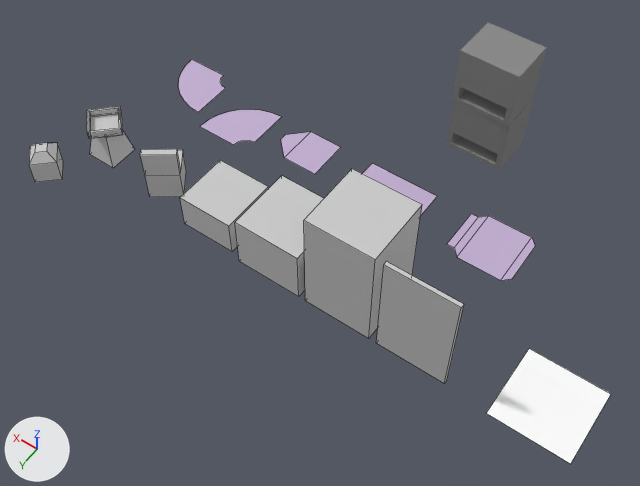
An edit to the Blender file meshes/tiles.blend, drawn before and after from the same camera.
Rendered twice from a 50 mm lens placed at (-7.27, 16.35, 17.38), pointed at (0.39, 5.62, 0.52). The axes (+X, +Y, +Z) are drawn at lower left. The lights are the same throughout. Mesh edges are drawn as thin lines on the coarser meshes.

Objects in the first picture: 'chair', 'desk', 'empty', 'hamster_cage', 'path_end', 'path_left', 'path_right', 'path_start', 'path_straight', 'pillar', 'small_desk', 'speaker', 'wall'.
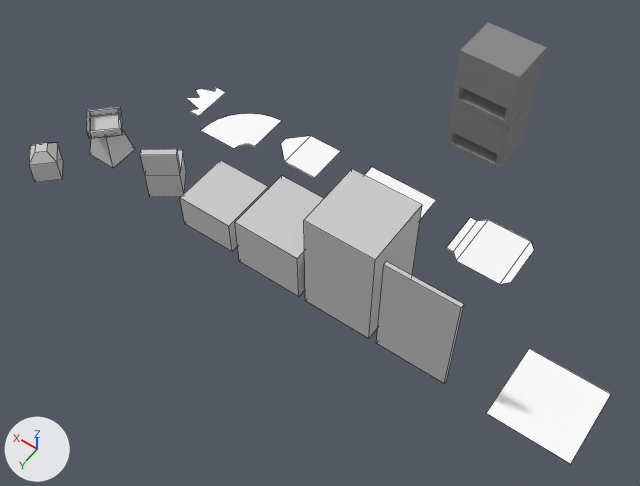
Commit message: noodling tiles a bit

The change, as a diff of the scene's bpy script:
```diff
--- a/meshes/tiles.blend.py
+++ b/meshes/tiles.blend.py
@@ mat_path @@
 mat_path = diffuse_material('Path')
-mat_path.base_color = (0.566, 0.447, 0.662)  # purple #c6b2d5
+mat_path.base_color = (1.0, 1.0, 1.0)  # white #ffffff
@@ me_plane_012 @@
 me_plane_012.from_pydata(...)  # 14 vertices, 1 face; spans x -1.0..0.6, y -0.6..1.0, z 0.15
 # used by ob_path_left; location = (5.0, 3.0, 0.0)
+# me_plane_012 part 1: the whole mesh is moved by (0.0, 0.0, -0.15)
 me_plane_012.materials.append(mat_path)
@@ me_plane_011 @@
 me_plane_011.from_pydata(...)  # 6 vertices, 2 faces; spans x -1.0..0.5, y -0.6..0.6, z 0.15
 # used by ob_path_end; location = (3.0, 3.0, 0.0)
+# me_plane_011 part 2: the whole mesh is moved by (0.0, 0.0, -0.15)
 me_plane_011.materials.append(mat_path)
@@ me_plane_010 @@
 me_plane_010.from_pydata(...)  # 4 vertices, 1 face; spans x -1.0..1.0, y -0.6..0.6, z 0.15
 # used by ob_path_straight; location = (0.0, 3.0, 0.0)
+# me_plane_010 part 3: the whole mesh is moved by (0.0, 0.0, -0.15)
 me_plane_010.materials.append(mat_path)
@@ me_plane_009 @@
 me_plane_009.from_pydata(...)  # 10 vertices, 4 faces; spans x -0.8..1.0, y -0.8..0.8, z 0.15
 # used by ob_path_start; location = (-3.0, 3.0, 0.0)
+# me_plane_009 part 4: the whole mesh is moved by (0.0, 0.0, -0.15)
 me_plane_009.materials.append(mat_path)
@@ me_plane_001 @@
+me_plane_001.from_pydata([(-1.0, 0.6, 0.0), (-1.0, -0.6, 0.0), (-0.635, 0.6, 0.0), (-0.635, -0.6, 0.0), (-0.529, 0.0, 0.0), (-0.235, 0.243, 0.0), (-0.311, -0.3, 0.0), (-0.705, -0.45, 0.0), (-0.238, -0.15, 0.0), (-0.795, 0.38, 0.0)], [], [(0, 1, 3, 7, 6, 8, 4, 5, 9, 2)])
+me_plane_001.materials.append(mat_path)  # white #ffffff
@@ ob_path_right @@
-ob_path_right = bpy.data.objects.new('path_right', me_plane_013)
-ob_path_right.location = (7.0, 3.0, 0.0)
@@ ob_path_break @@
+ob_path_break = bpy.data.objects.new('path_break', me_plane_001)
+ob_path_break.location = (7.0, 3.0, 0.0)
```

What differs and where, as boxes [x1, y1, x2, y2] in the pictures (640 x 486 px):
'path_start', recoloured, mesh moved
    before: [447, 214, 535, 280]
    after: [447, 218, 534, 284]
'path_left', recoloured, mesh moved
    before: [200, 110, 281, 145]
    after: [201, 113, 281, 149]
'path_end', recoloured, mesh moved
    before: [281, 132, 341, 174]
    after: [281, 136, 341, 178]
'path_right', deleted
    before: [178, 60, 225, 112]
'path_straight', recoloured, mesh moved
    before: [362, 163, 437, 215]
    after: [365, 167, 436, 219]
'path_break', added
    after: [187, 88, 226, 116]
